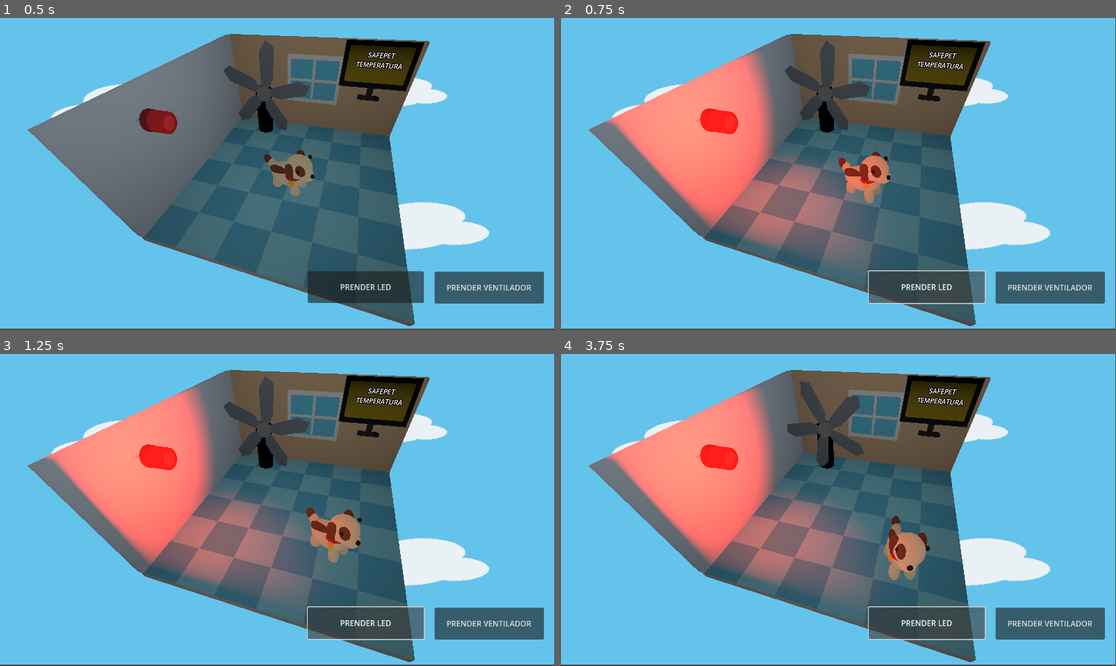
Above: before the commit, frames 1-4 (two rows, left to right).
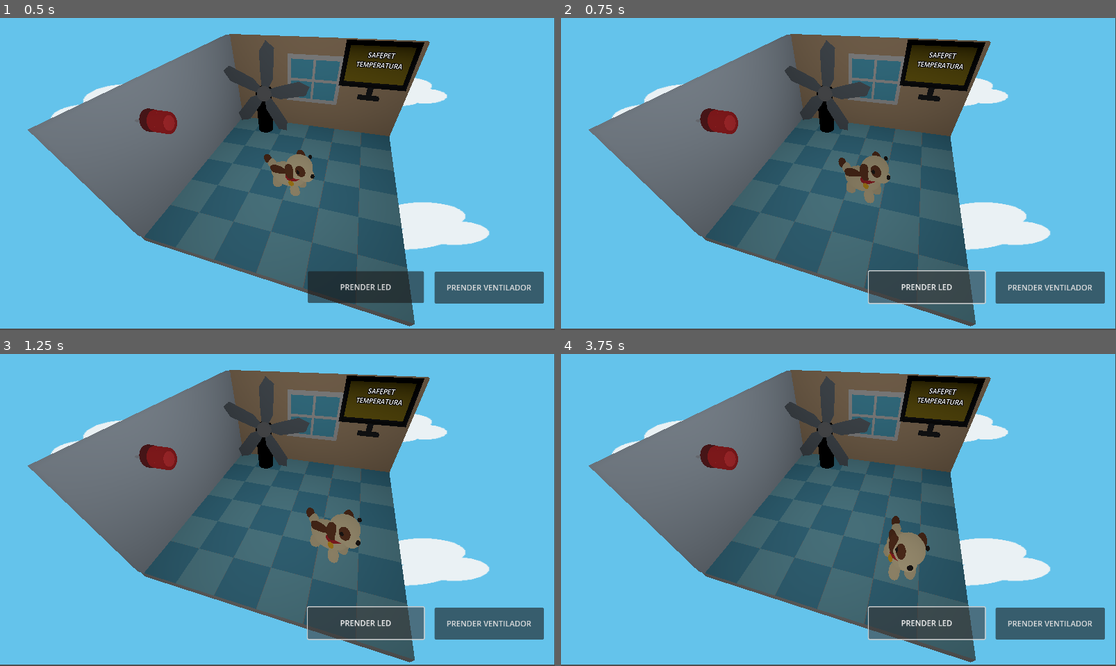
Above: after the commit, the same moments.

Repository: danielmsacl/modelo3dIOT
Game: Godot game, scene res://node_3d.tscn
Two runs of this game, one before a commit and one after it. Both use one fixed random seed, a clock stepped at 60 frames per second and the inputs below. The project has no main scene, so this scene is started directly.
Inputs:
- Up to frame 1 (0.5 s): no input
- Up to frame 2 (0.75 s): click "PRENDER LED" at 0.5 s
- Up to frame 3 (1.25 s): no input
- Up to frame 4 (3.75 s): click "PRENDER VENTILADOR" at 1.25 s; click "PRENDER LED" at 2 s; click "PRENDER VENTILADOR" at 2.75 s; click "PRENDER LED" at 3.5 s

Frame 1 is identical in both runs. In frame 2, 16% of the frame differs, in the area x 7-60%, y 10-79%; in frame 3, 16%; in frame 4, 18%, in the area x 7-66%, y 7-79%.

Commit message:
actualizacion en funcion de los sensores

Diff:
--- a/node_3d.gd
+++ b/node_3d.gd
@@ -1,9 +1,24 @@
 extends Node3D
+
+@export var safepet_mqtt: Node
 
 var ventilador_prendido = false
 var led_prendido = false
+
 func _ready() -> void:
 	$perrito_simple_pintado/AnimationPlayer.play("caminando")
+	if safepet_mqtt == null:
+		safepet_mqtt = get_node_or_null("SafePetMqtt")
+	if safepet_mqtt:
+		if not safepet_mqtt.led_cambiado.is_connected(_on_safe_pet_mqtt_led_cambiado):
+			safepet_mqtt.led_cambiado.connect(_on_safe_pet_mqtt_led_cambiado)
+		if not safepet_mqtt.ventilador_cambiado.is_connected(_on_safe_pet_mqtt_ventilador_cambiado):
+			safepet_mqtt.ventilador_cambiado.connect(_on_safe_pet_mqtt_ventilador_cambiado)
+		if not safepet_mqtt.medicion_recibida.is_connected(_on_safe_pet_mqtt_medicion_recibida):
+			safepet_mqtt.medicion_recibida.connect(_on_safe_pet_mqtt_medicion_recibida)
+		if not safepet_mqtt.estado_conexion_cambiado.is_connected(_on_safe_pet_mqtt_estado_conexion_cambiado):
+			safepet_mqtt.estado_conexion_cambiado.connect(_on_safe_pet_mqtt_estado_conexion_cambiado)
+
 func _process(delta: float) -> void:
 	if ventilador_prendido == false:
 		$Ventilador/ventiladoranim.play("apagado")
@@ -14,21 +29,26 @@
 	if led_prendido == true:
 		$luz_led/LUZLED.visible = true
 
+# Al presionar botones en Godot solo se envía la orden por MQTT;
+# la animación y la luz NO cambian hasta que el Arduino real responda.
 func _on_prender_ventilador_pressed() -> void:
-	cambiar_estado_ventilador()
+	if safepet_mqtt:
+		safepet_mqtt.toggle_ventilador()
+
 func _on_prender_led_pressed() -> void:
-	cambiar_estado_led()
+	if safepet_mqtt:
+		safepet_mqtt.toggle_led()
 
-func cambiar_estado_ventilador():
-	if ventilador_prendido == false:
-		ventilador_prendido = true
-	elif ventilador_prendido == true:
+# Solo cambian cuando llega confirmación real desde /led/estado y /ventilador/estado
+func _on_safe_pet_mqtt_ventilador_cambiado(encendido: bool) -> void:
+	ventilador_prendido = encendido
+
+func _on_safe_pet_mqtt_led_cambiado(encendido: bool) -> void:
+	led_prendido = encendido
+
+func _on_safe_pet_mqtt_estado_conexion_cambiado(conectado: bool) -> void:
+	if not conectado:
 		ventilador_prendido = false
-
-func cambiar_estado_led():
-	if led_prendido == false:
-		led_prendido = true
-	elif led_prendido == true:
 		led_prendido = false
 
 func _on_safe_pet_mqtt_medicion_recibida(temperatura: float, humedad: float) -> void:
